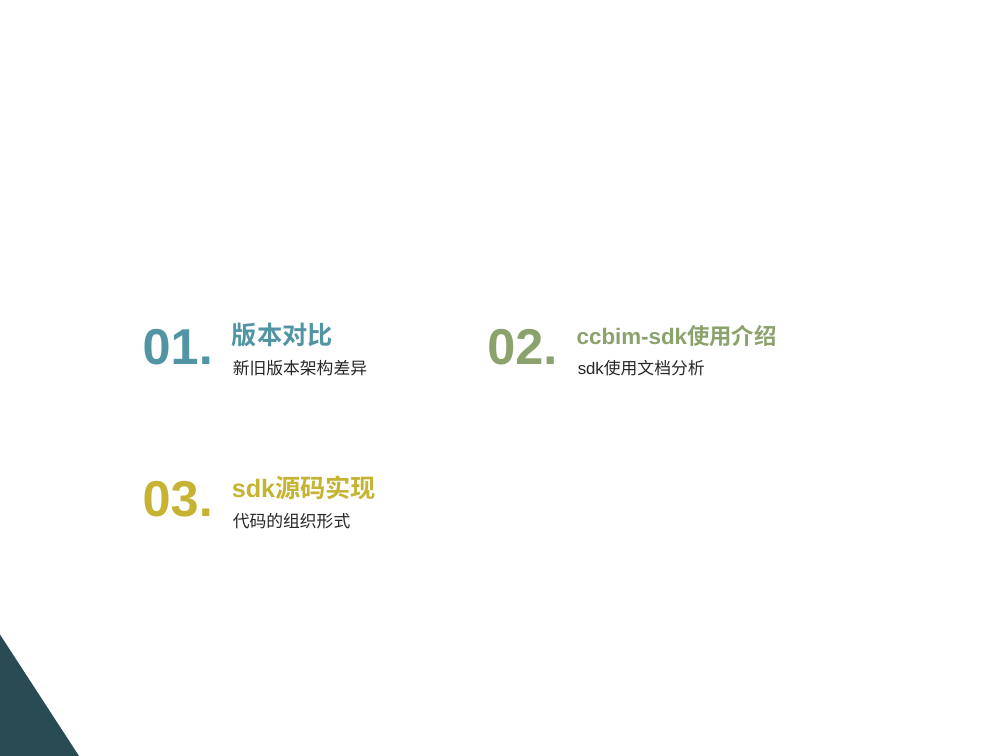
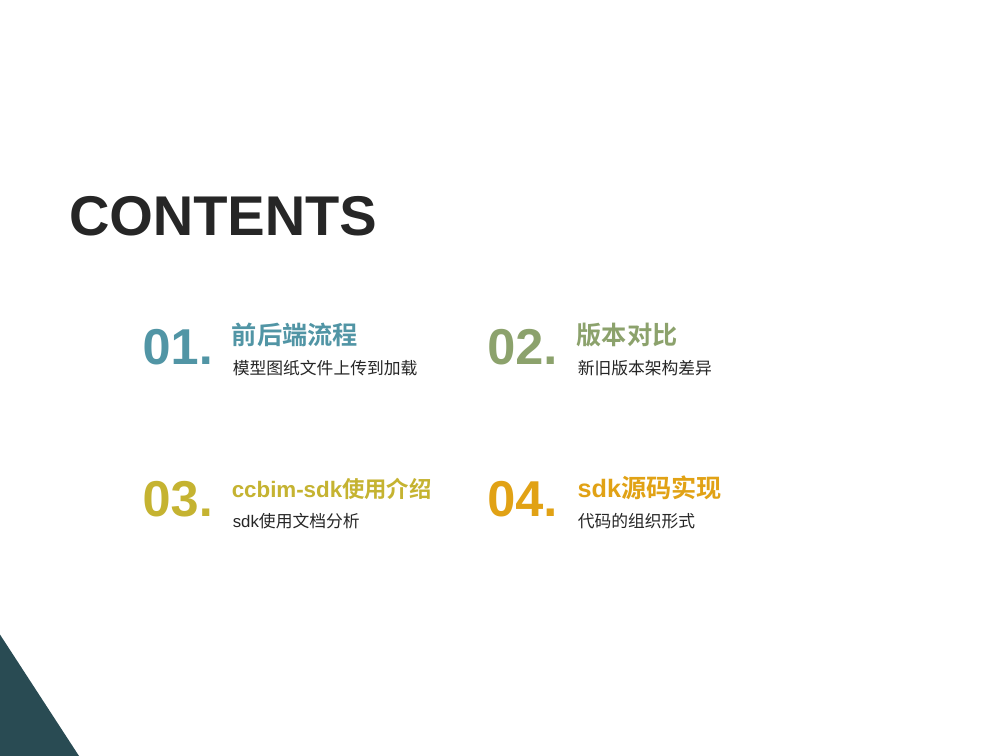
Before and after one commit to Wu-Qin-Hao/workLog, a slide deck: slide 2 of pinming/ccbim-sdk.ppt. Drawn at 1008x756 pixels with LibreOffice and Linux fonts; fonts in the diff are those of the drawing; background and template pictures are left out. Boxes give left, top, right and bottom in pixels: in the first picture for what was removed or moved away, otherwise in the second. Text is boxed around its words. In the diff, an @@ line names an element or a change of style, - is before the commit and + after.

```diff
--- a/pinming/ccbim-sdk.ppt
+++ b/pinming/ccbim-sdk.ppt
@@ text added at [69,196,377,236], 40 pt, text #262626, bold @@
+CONTENTS
@@ text added at [232,322,358,346], 18 pt, text #5195A5, bold @@
+前后端流程
@@ text "版本对比" at [577,322,678,346]: text colour #5195A5 to #8CA26C @@
@@ text added at [233,360,418,376], 12 pt, text #262626 @@
+模型图纸文件上传到加载
@@ text "ccbim-sdk使用介绍": place and size @@
-text "ccbim-sdk使用介绍" at [577,327,777,346]
+text "ccbim-sdk使用介绍" at [232,480,432,499]
@@ text "ccbim-sdk使用介绍" at [232,480,432,499]: text colour #8CA26C to #C5B331 @@
@@ text "sdk源码实现" at [578,476,722,499]: text colour #C5B331 to #E1A215 @@
@@ text "sdk使用文档分析": place and size @@
-text "sdk使用文档分析" at [578,360,705,376]
+text "sdk使用文档分析" at [233,514,360,529]
@@ text added at [487,480,557,517], 36 pt, text #E1A215, bold @@
+04.
@@ 4 texts: place and size @@
-4 texts at [232,322,376,529]
+4 texts at [577,322,722,529]
```
Also in this commit, not shown: 3 other slides changed, 1 slide added.
